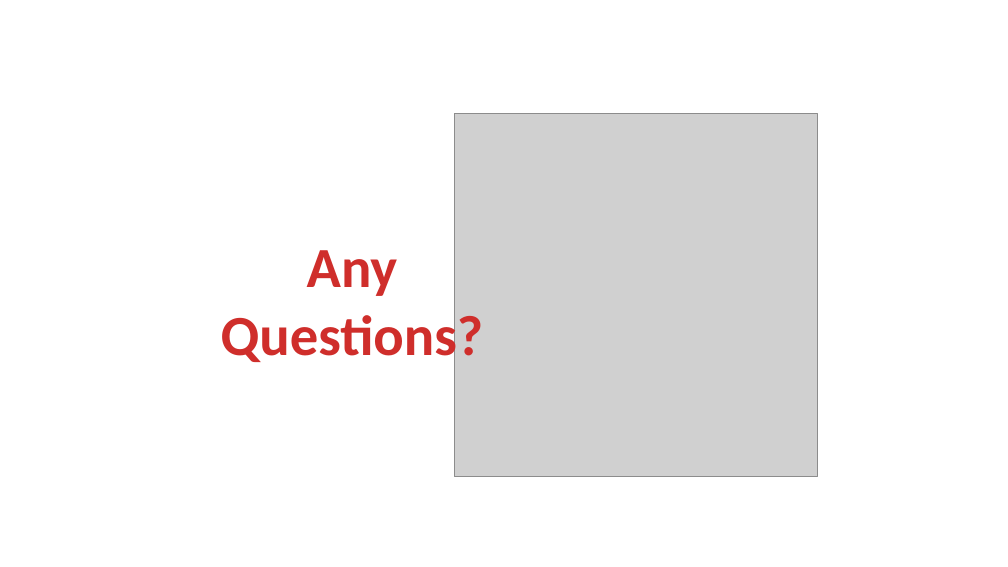
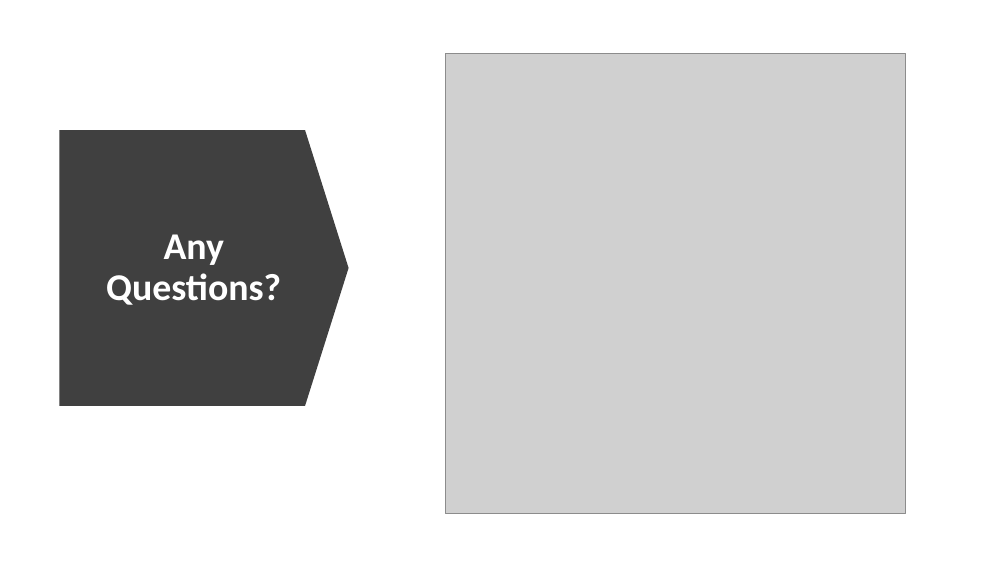
Before and after one commit to Programming-Fundamentals-SETU/prog-fund-2-jan-26, a slide deck: slide 25 of topic10-interfaces/unit-10a-lectures/talk-1-ddd/a-deadly-diamond-of-death.pptx. Drawn at 1008x567 pixels with LibreOffice and Linux fonts; fonts in the diff are those of the drawing; grey boxes stand for pictures. Boxes give left, top, right and bottom in pixels: in the first picture for what was removed or moved away, otherwise in the second. Text is boxed around its words. In the diff, an @@ line names an element or a change of style, - is before the commit and + after.

```diff
--- a/topic10-interfaces/unit-10a-lectures/talk-1-ddd/a-deadly-diamond-of-death.pptx
+++ b/topic10-interfaces/unit-10a-lectures/talk-1-ddd/a-deadly-diamond-of-death.pptx
@@ picture: place and size @@
-picture at (454,113,818,477)
+picture at (445,53,906,513)
@@ down arrow added at (60,130,349,406), fill #404040 @@
@@ text "Any Questions?": place and size @@
-text "Any Questions?" at (221,250,484,368)
+text "Any Questions?" at (106,234,281,305)
@@ text "Any Questions?" at (106,234,281,305): size 54 to 36 pt, text colour gradient #FC7C7A to #D02F2C to #C70500 to #FFFFFF; line spacing 1 to 0.9; more space between paragraphs; vertical alignment top to middle @@
```
Also in this commit, not shown: 11 other files.
